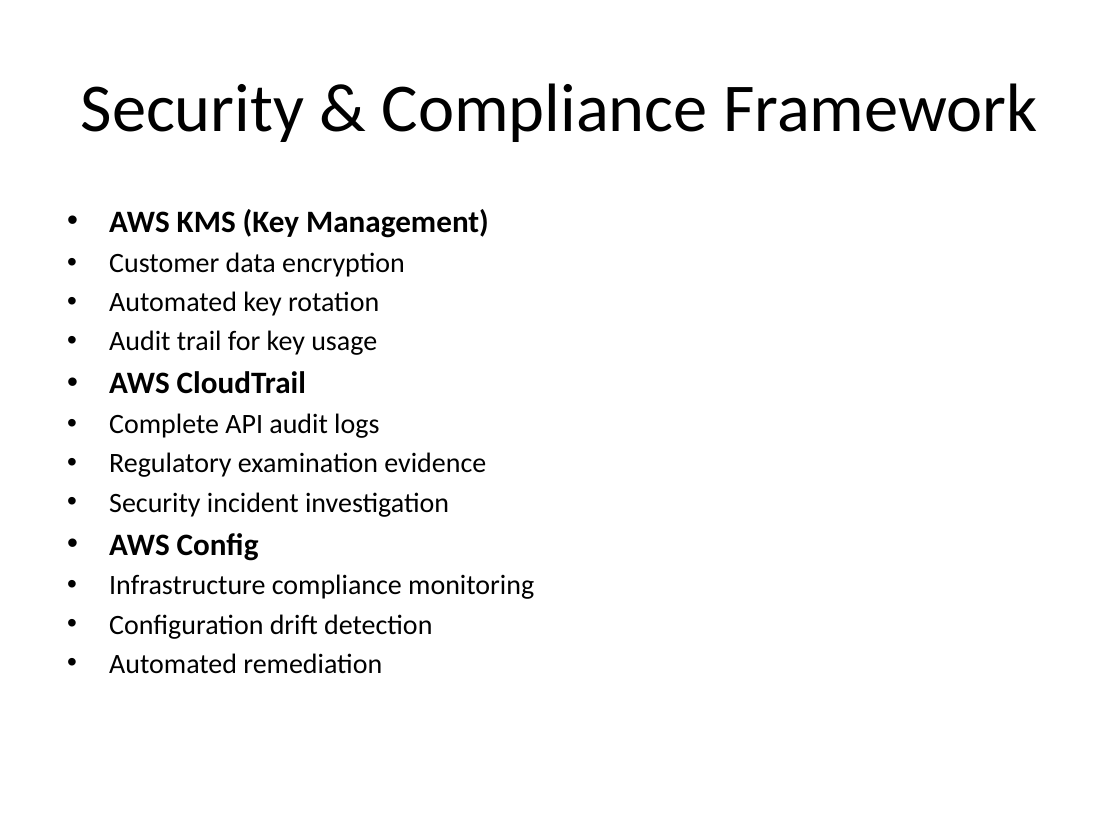
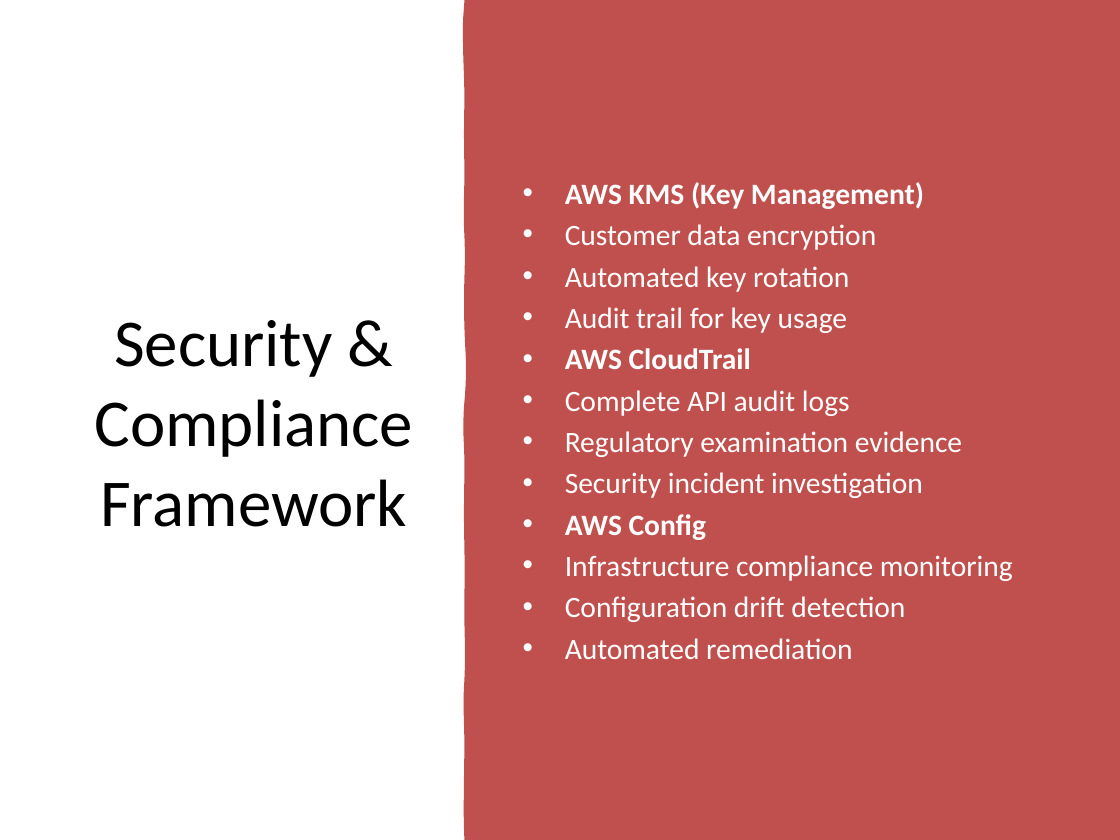
Before and after one commit to karthikvx/credit-risk-service-app, a slide deck: slide 10 of aws_credit_risk_architecture.pptx (slide 12 before the commit). Drawn at 1120x840 pixels with LibreOffice and Linux fonts; fonts in the diff are those of the drawing. Boxes give left, top, right and bottom in pixels: in the first picture for what was removed or moved away, otherwise in the second. Text is boxed around its words. In the diff, an @@ line names an element or a change of style, - is before the commit and + after.

```diff
--- a/aws_credit_risk_architecture.pptx
+++ b/aws_credit_risk_architecture.pptx
@@ freeform shape added at (463, 0, 1120, 840), fill #C0504D @@
@@ title "Security & Compliance Framework": place and size @@
-title "Security & Compliance Framework" at (81, 83, 1037, 142)
+title "Security & Compliance Framework" at (94, 320, 413, 527)
@@ title "Security & Compliance Framework" at (94, 320, 413, 527): size 44 to 43 pt @@
@@ text "AWS KMS (Key Management)": place and size @@
-text "AWS KMS (Key Management)" at (109, 209, 534, 674)
+text "AWS KMS (Key Management)" at (565, 182, 1013, 659)
@@ text "AWS KMS (Key Management)" at (565, 182, 1013, 659): size 20 to 19 pt in "AWS KMS (Key Management)", "AWS CloudTrail", "AWS Config"; text colour #000000 to #FFFFFF; size 18 to 19 pt in "Customer data encryption", "Automated key rotation", "Audit trail for key usage", "Complete API audit logs" and 5 more places; vertical alignment top to middle @@
```
Also in this commit, not shown: 17 other slides changed, 3 slides removed.
